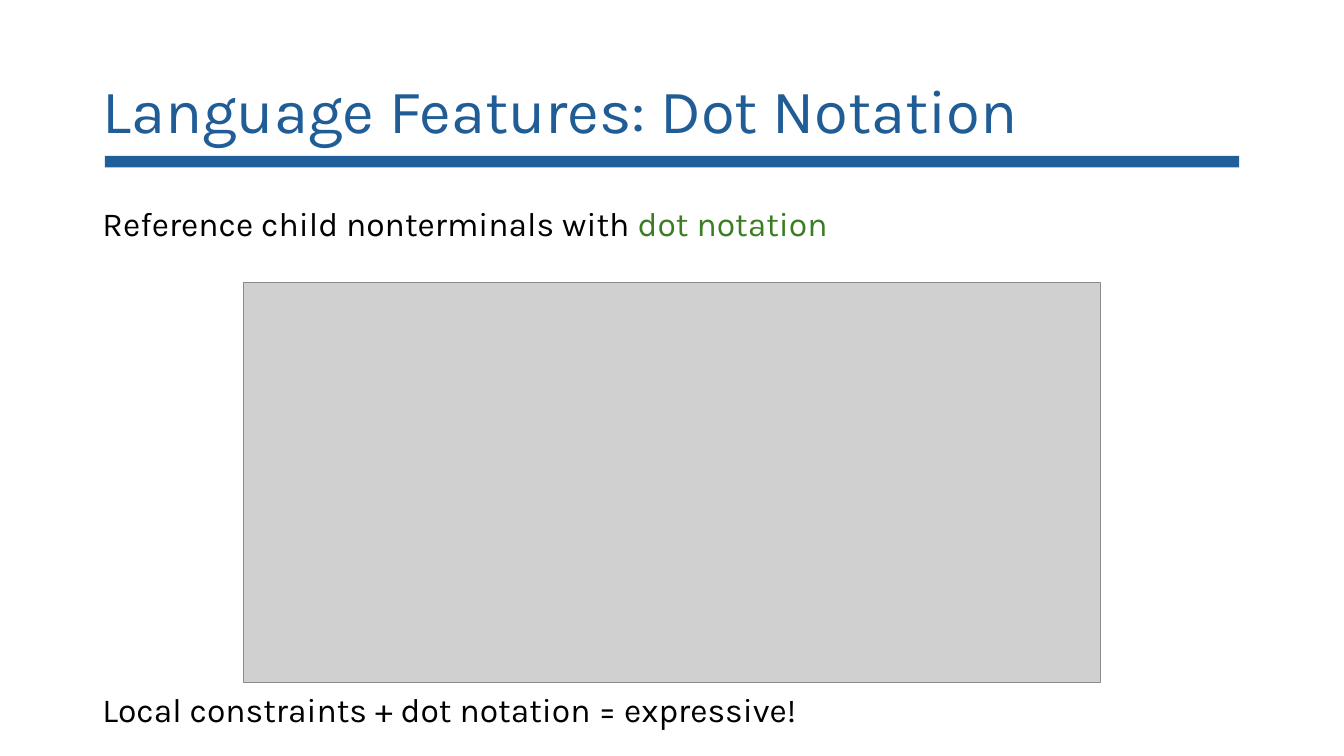
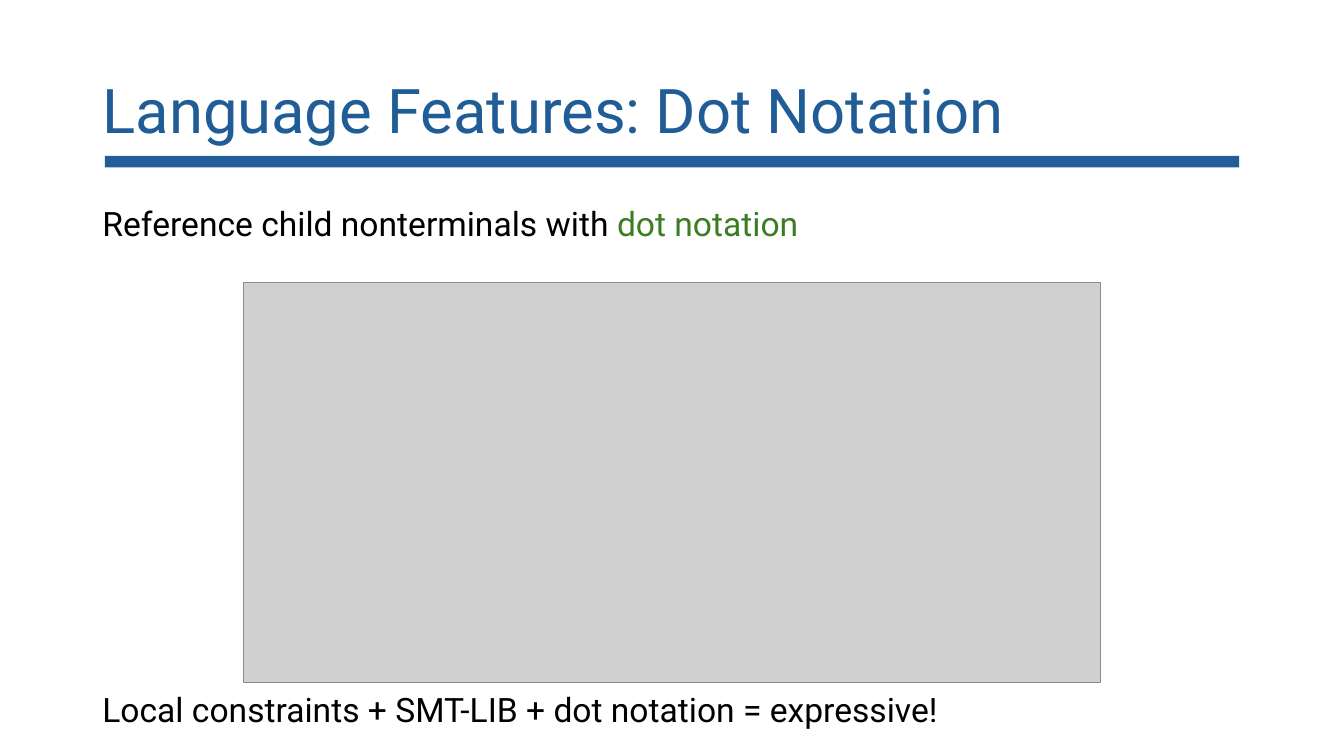
Before and after one commit to lorchrob/goblin_slides, a slide deck: slide 36 of goblin_slides.pptx. Drawn at 1344x756 pixels with LibreOffice and Linux fonts; fonts in the diff are those of the drawing; grey boxes stand for pictures. Boxes give left, top, right and bottom in pixels: in the first picture for what was removed or moved away, otherwise in the second. Text is boxed around its words. In the diff, an @@ line names an element or a change of style, - is before the commit and + after.

Commit message:
PPTX fonts

```diff
--- a/goblin_slides.pptx
+++ b/goblin_slides.pptx
@@ title "Language Features: Dot Notation" at (102,88,1004,146): font Karla to Roboto @@
@@ text "Reference child nonterminals with dot ..." at (102,210,798,237): font Karla to Roboto @@
@@ text at (102,696,938,729): text changed; font Karla to Roboto @@
-Local constraints + dot notation = expressive!
+Local constraints + SMT-LIB + dot notation = expressive!
```
Also in this commit, not shown: 39 other slides changed, 1 slide added, 3 slides removed.
